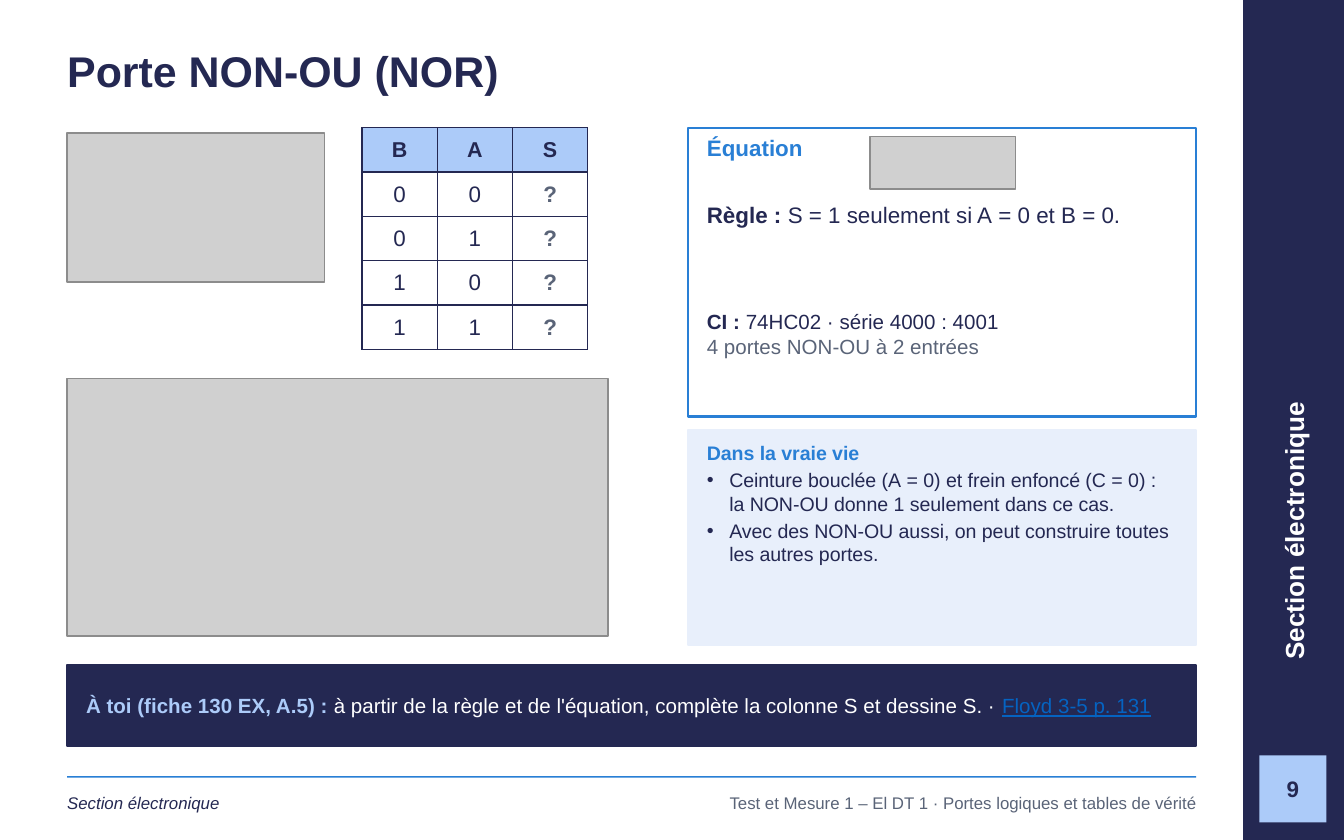
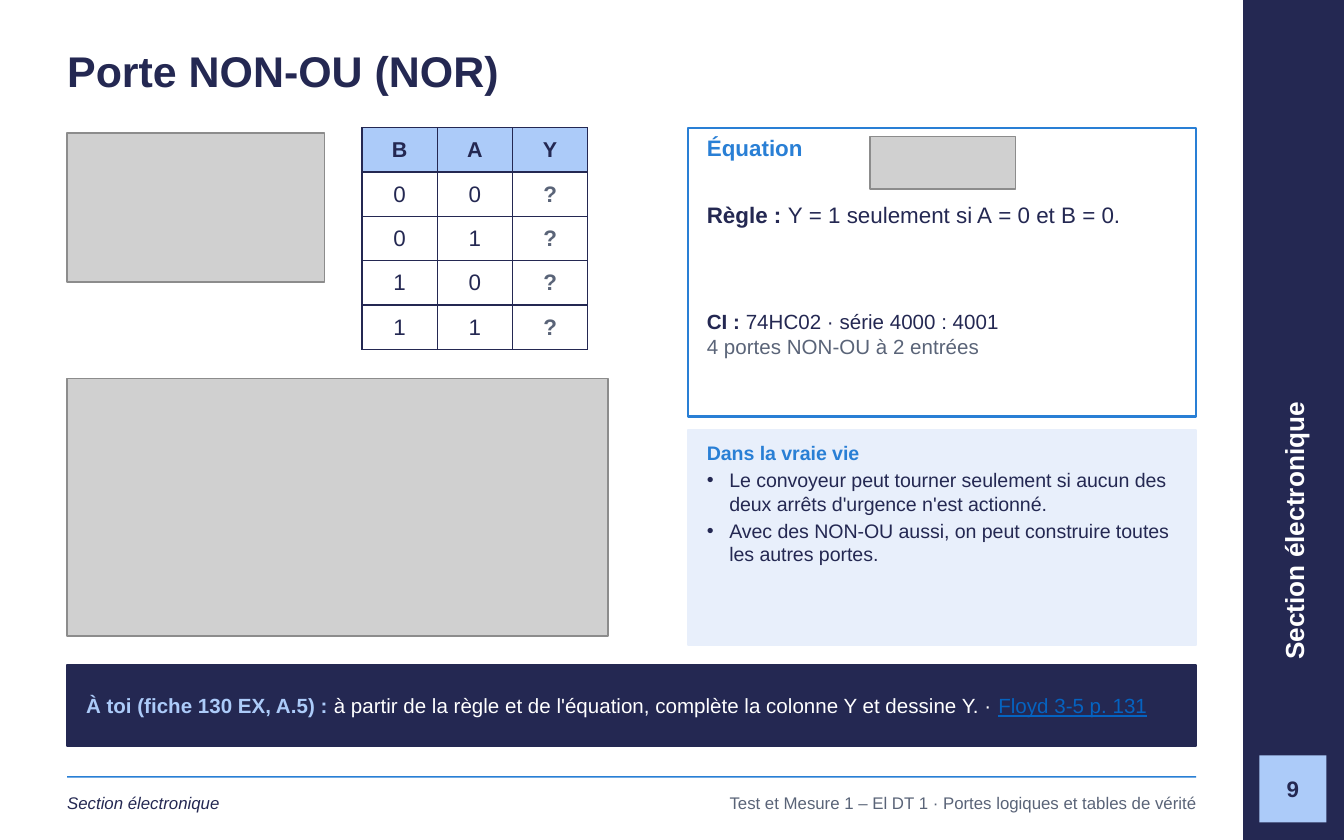
Before and after one commit to GlemoineETML/cours-etml, a slide deck: slide 9 of reference/tm1/semaine-1/120 Portes logiques et tables de vérité.pptx. Drawn at 1344x840 pixels with LibreOffice and Linux fonts; fonts in the diff are those of the drawing; grey boxes stand for pictures; background and template pictures are left out. Boxes give left, top, right and bottom in pixels: in the first picture for what was removed or moved away, otherwise in the second. Text is boxed around its words. In the diff, an @@ line names an element or a change of style, - is before the commit and + after.

```diff
--- a/reference/tm1/semaine-1/120 Portes logiques et tables de vérité.pptx
+++ b/reference/tm1/semaine-1/120 Portes logiques et tables de vérité.pptx
@@ table at <box>362,128,587,339</box> @@
-row 1, column 3: S
+row 1, column 3: Y
@@ text at <box>707,206,1121,228</box>: text changed @@
-Règle : S = 1 seulement si A = 0 et B = 0.
+Règle : Y = 1 seulement si A = 0 et B = 0.
@@ text at <box>729,473,1166,515</box>: text changed @@
-• Ceinture bouclée (A = 0) et frein enfoncé (C = 0) : la NON‑OU donne 1 seulement dans ce cas.
+• Le convoyeur peut tourner seulement si aucun des deux arrêts d'urgence n'est actionné.
@@ text at <box>86,697,1147,718</box>: text changed @@
-À toi (fiche 130 EX, A.5) : à partir de la règle et de l'équation, complète la colonne S et dessine S. · Floyd 3-5 p. 131
+À toi (fiche 130 EX, A.5) : à partir de la règle et de l'équation, complète la colonne Y et dessine Y. · Floyd 3-5 p. 131
```
Also in this commit, not shown: 16 other slides changed, 1 slide removed, 4 other files.
